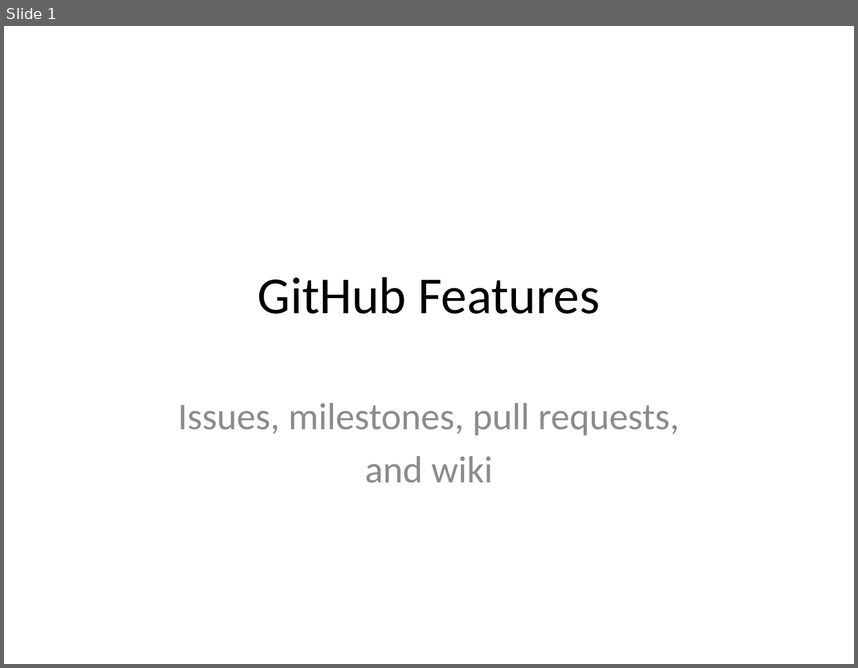
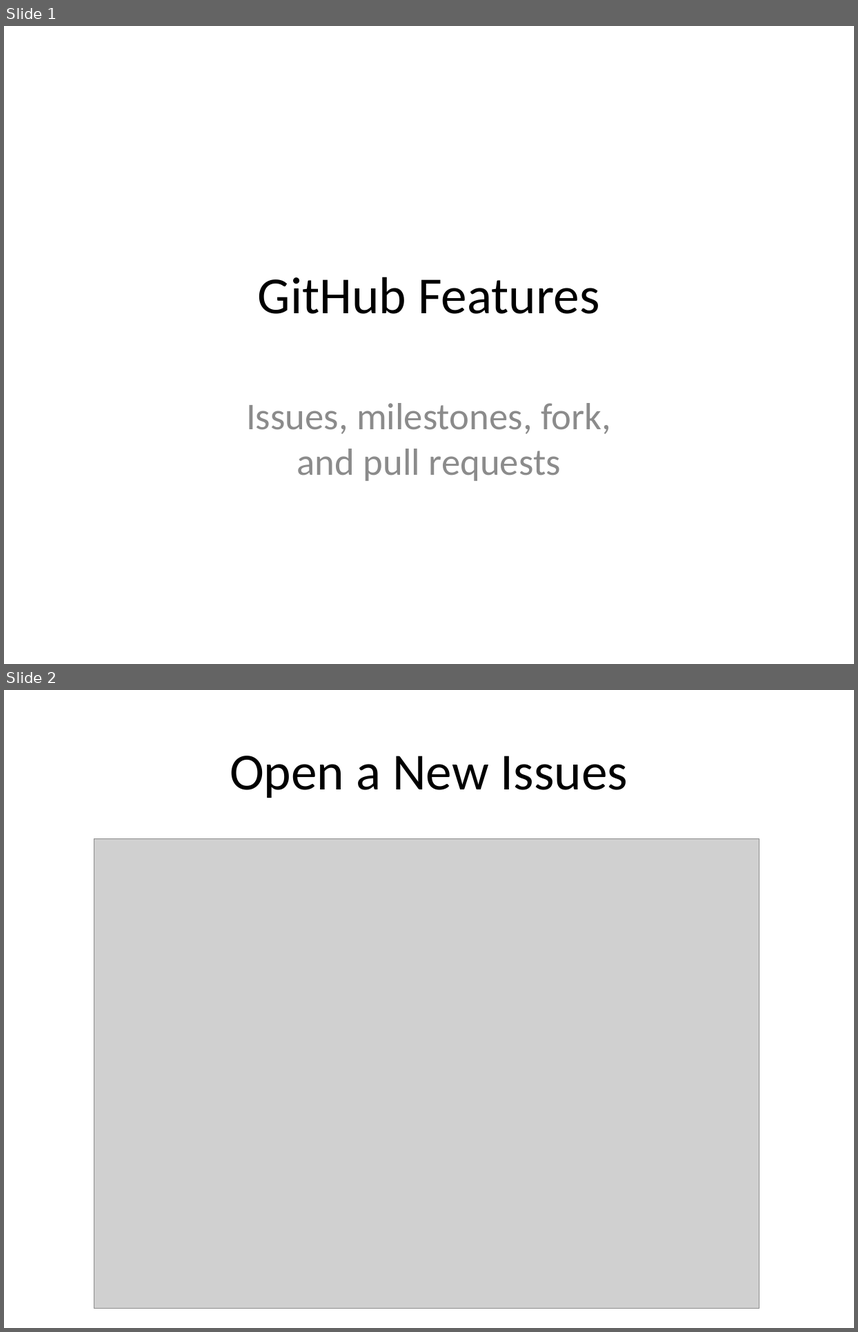
Before and after one commit to abergitdemo/git_demo, a slide deck: slides/github_features.pptx. Shown one above the other, each under a label of ours: slide 1 before the commit, slides 1 and 2 after it. The pictures are 858x668 and 858x1332 pixels, drawn with LibreOffice and Linux fonts; fonts in the diff are those of the drawing; grey boxes stand for pictures. Boxes give left, top, right and bottom in pixels: in the first picture for what was removed or moved away, otherwise in the second. Text is boxed around its words. In the diff, an @@ line names an element or a change of style, - is before the commit and + after.

```diff
--- a/slides/github_features.pptx
+++ b/slides/github_features.pptx
@@ slide 2 added at (4,690,854,1328), background #FFFFFF @@
@@ title added at (230,756,628,798), 44 pt, text #000000 @@
+Open a New Issues
@@ picture added at (94,839,759,1308) @@
@@ slide 1 changed as well @@
@@ subtitle at (246,403,611,481): text changed @@
-Issues, milestones, pull requests,
-and wiki
+Issues, milestones, fork,
+and pull requests
```
Also in this commit, not shown: 13 other slides added, 1 slide removed, 19 other files.
